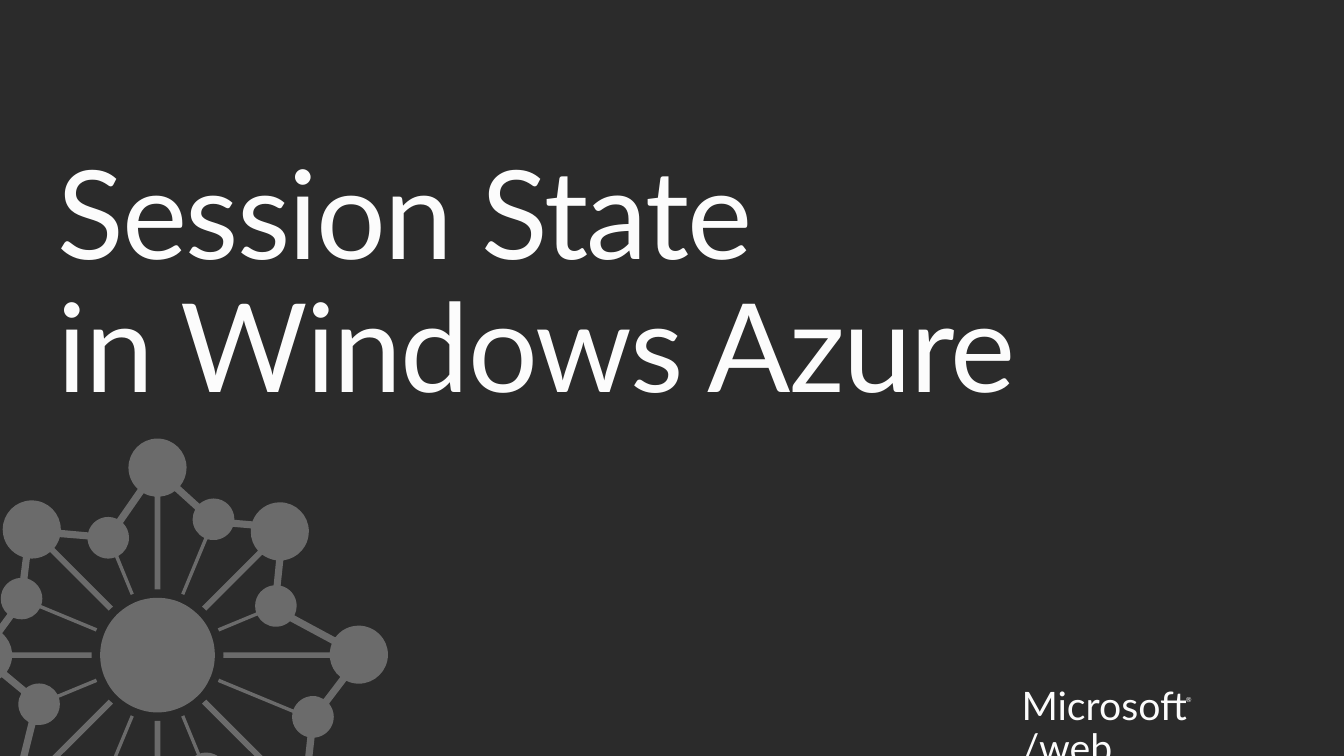
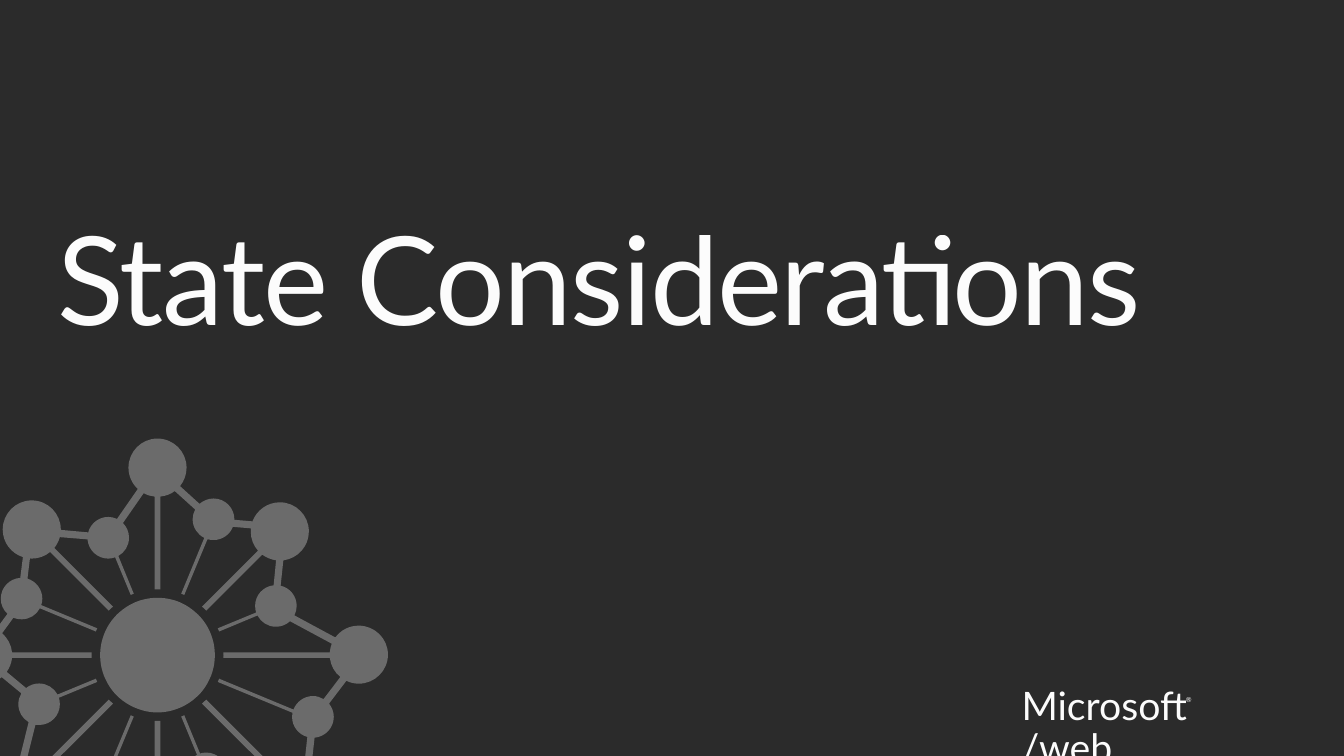
Before and after one commit to Microsoft-Web/WebTK-Presentations, a slide deck: slide 14 of DeployWebAppsToCloud/DeployWebAppsToCloud.pptx (slide 9 before the commit). Drawn at 1344x756 pixels with LibreOffice and Linux fonts; fonts in the diff are those of the drawing; background and template pictures are left out; a plain dark background stands for a picture behind light text. Boxes give left, top, right and bottom in pixels: in the first picture for what was removed or moved away, otherwise in the second. Text is boxed around its words. In the diff, an @@ line names an element or a change of style, - is before the commit and + after.

Commit message:
added more content to the azure deck

```diff
--- a/DeployWebAppsToCloud/DeployWebAppsToCloud.pptx
+++ b/DeployWebAppsToCloud/DeployWebAppsToCloud.pptx
@@ text at bbox=[57, 235, 1140, 326]: text changed @@
-Session State
-in Windows Azure
+State Considerations
```
Also in this commit, not shown: 3 other slides changed, 7 slides added, 2 slides removed.
